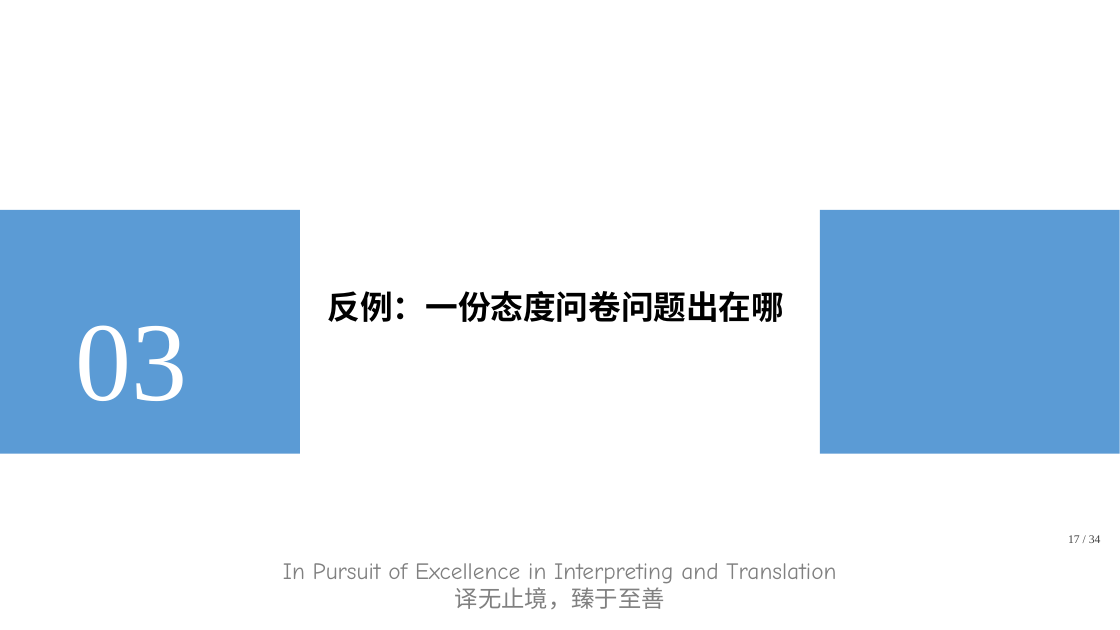
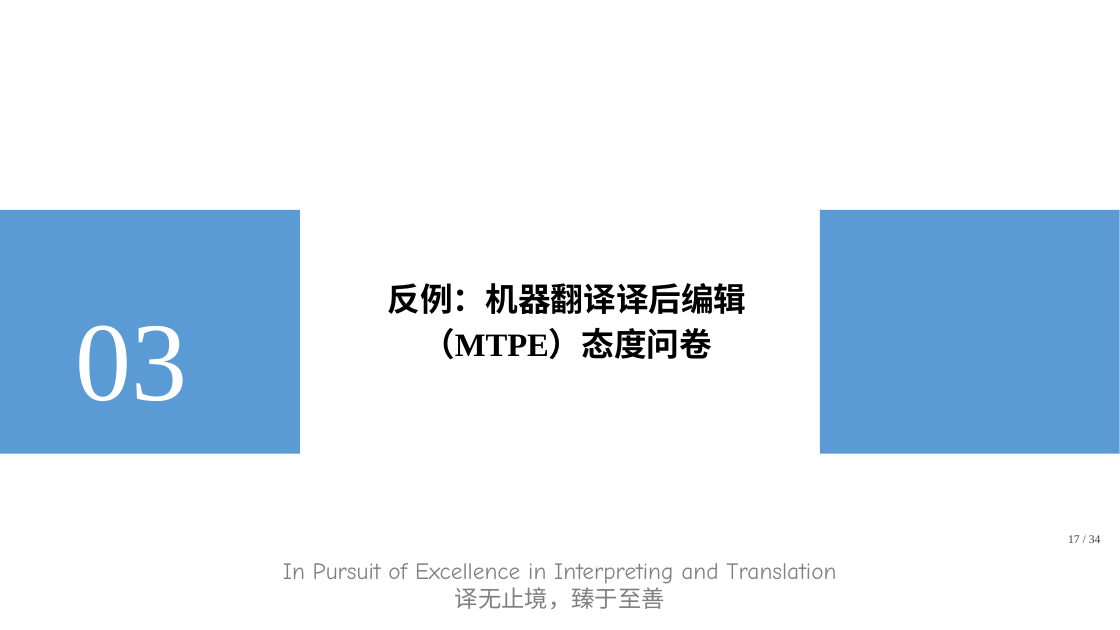
Before and after one commit to CodingGeoff/translation-research-202610, a slide deck: slide 17 of 翻译研究方法/第1组/问卷调查法正反例_v14.pptx. Drawn at 1120x630 pixels with LibreOffice and Linux fonts; fonts in the diff are those of the drawing; background and template pictures are left out. Boxes give left, top, right and bottom in pixels: in the first picture for what was removed or moved away, otherwise in the second. Text is boxed around its words. In the diff, an @@ line names an element or a change of style, - is before the commit and + after.

Commit message:
fix(翻译研究方法第1组): 字体设置补充a:hAnsi标签并更新问卷法正反例PPT

```diff
--- a/翻译研究方法/第1组/问卷调查法正反例_v14.pptx
+++ b/翻译研究方法/第1组/问卷调查法正反例_v14.pptx
@@ text at (388, 283, 747, 359): text changed @@
-反例：一份态度问卷问题出在哪
+反例：机器翻译译后编辑（MTPE）态度问卷
```
Also in this commit, not shown: 17 other slides changed, 1 slide added, 20 other files.
